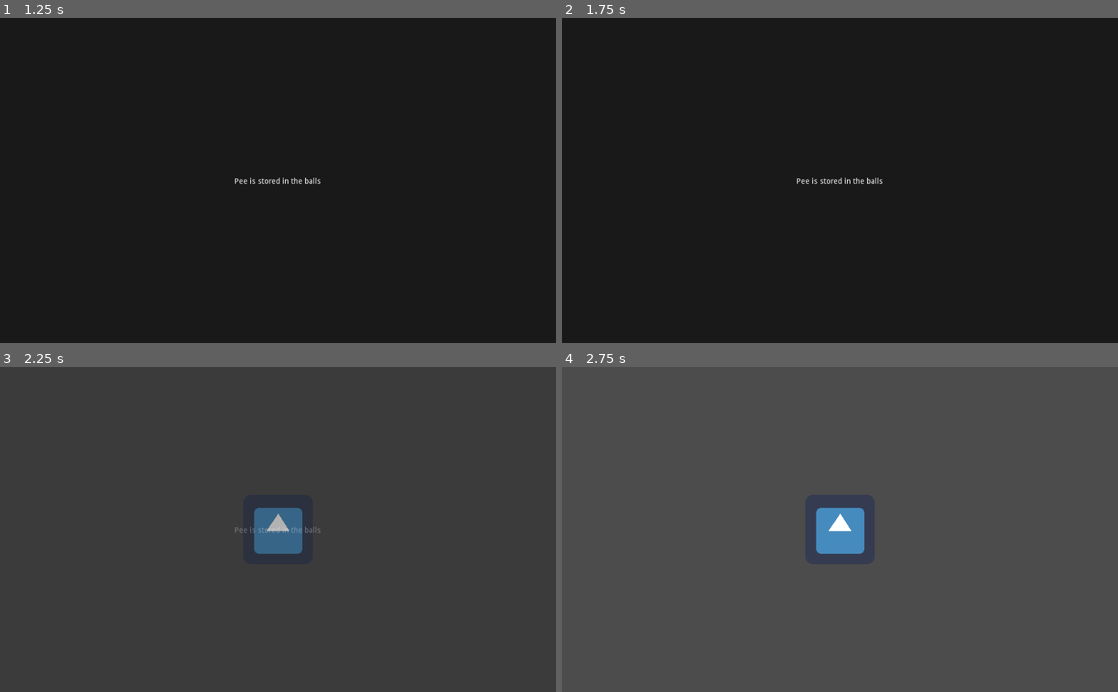
Above: before the commit, frames 1-4 (two rows, left to right).
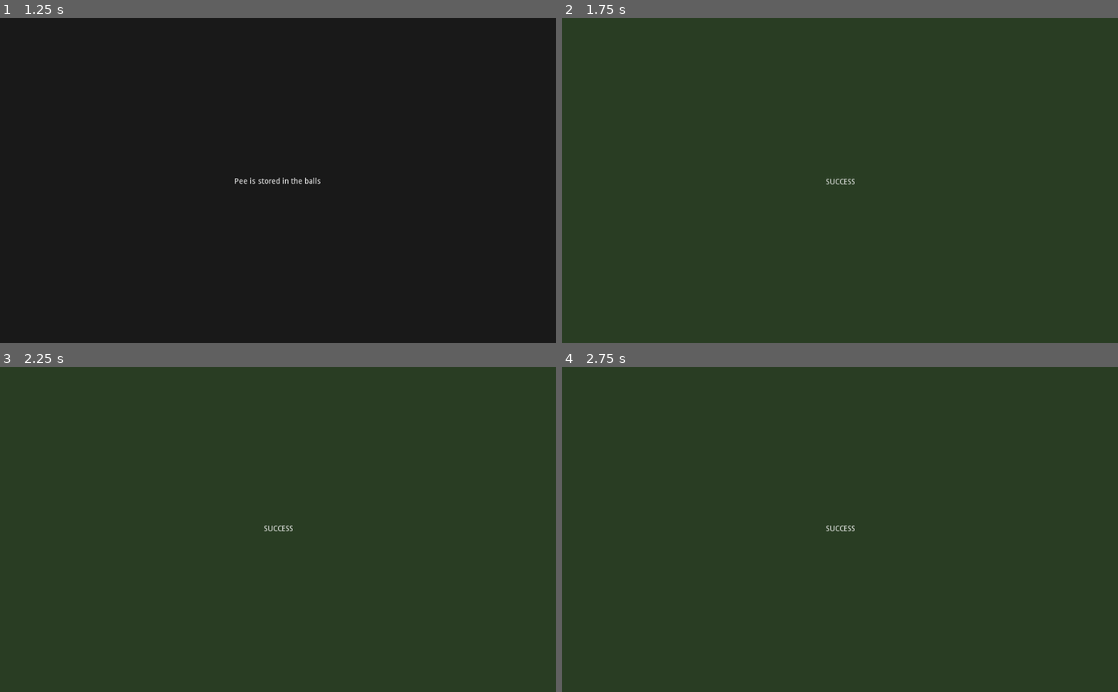
Above: after the commit, the same moments.

Repository: ericdsw/global_game_jam_2020
Game: Godot game, scene res://Game.tscn
Same seed, same stepped clock (60 frames per second), same inputs: the game is played once before the commit and once after it. The engine's default icon, where the game draws it, is replaced by a stand-in: a white triangle on a blue panel in a dark square.
Inputs:
- Up to frame 1 (1.25 s): click "Start Game" at 0.5 s
- Up to frame 2 (1.75 s): tap Enter (ui_accept) at 1.25, 1.35, 1.52 s
- Up to frame 3 (2.25 s): tap Enter (ui_accept) at 1.82, 2, 2.1 s
- Up to frame 4 (2.75 s): tap Enter (ui_accept) at 2.27, 2.57 s

Frame 1 is identical in both runs. In frame 2, 100% of the frame differs, in the area x 0-100%, y 0-100%; in frame 3, 2.7%; in frame 4, 100%.

Commit message:
Update minigame lifecycle management logic

Diff:
--- a/Screens/MiniGames/BaseMinigame.gd
+++ b/Screens/MiniGames/BaseMinigame.gd
@@ -1,16 +1,29 @@
 extends Node2D
 class_name BaseMinigame
 
+# How much time before the task auto fails
 export (float) var duration := 1.0
+
+# The instruction text to show in the transition overlay
 export (String) var instructions := ""
-
-onready var deadline_timer := get_node("DeadlineTimer") as Timer
 
 # Use this variable to decide any custom logic based on difficulty
 var _assigned_difficulty : int = 1
 
+# Lifetime management variables
+var _lifetime := 0.0
+var _is_active := false
+
 signal success(time_left)
 signal failure()
+
+# ================================ Lifecycle ================================ #
+
+func _process(delta: float) -> void:
+	if _is_active:
+		_lifetime -= delta
+		if _lifetime <= 0.0:
+			on_failure()
 
 # ================================= Public ================================== #
 
@@ -23,24 +36,24 @@
 func start(difficulty := 1) -> void:
 
 	_assigned_difficulty = difficulty
-
-	deadline_timer.wait_time = duration
-	deadline_timer.start()
+	_lifetime = duration
+	_is_active = true
 
 # Call this method when a minigame is completed successfully, will emit the
 # required signal and stop the deadline timer
 func on_success() -> void:
-	deadline_timer.stop()
-	emit_signal("success", deadline_timer.time_left)
+	_is_active = false
+	emit_signal("success", _lifetime)
 
 # Call this methid if the minigame's fail condition is met. Note that this method
 # will be automatically called when the deadline timer runs out, so subclasses
 # are not required to call it directly
 func on_failure() -> void:
-	deadline_timer.stop()
+	_is_active = false
 	emit_signal("failure")
 
 # ================================ Callbacks ================================ #
 
+# Connected via UI
 func _on_DeadlineTimer_timeout() -> void:
 	on_failure()
--- /dev/null
+++ b/Screens/MiniGames/RandomMinigame.gd
@@ -0,0 +1,5 @@
+extends BaseMinigame
+
+func _input(event: InputEvent) -> void:
+	if event.is_action("ui_accept") and event.is_pressed():
+		on_success()
--- a/Screens/MiniGames/RandomMinigame.tscn
+++ b/Screens/MiniGames/RandomMinigame.tscn
@@ -1,9 +1,11 @@
-[gd_scene load_steps=3 format=2]
+[gd_scene load_steps=4 format=2]
 
 [ext_resource path="res://Screens/MiniGames/BaseMinigame.tscn" type="PackedScene" id=1]
 [ext_resource path="res://icon.png" type="Texture" id=2]
+[ext_resource path="res://Screens/MiniGames/RandomMinigame.gd" type="Script" id=3]
 
 [node name="RandomMinigame" instance=ExtResource( 1 )]
+script = ExtResource( 3 )
 instructions = "Pee is stored in the balls"
 
 [node name="Sprite" type="Sprite" parent="." index="1"]
--- a/Screens/Overlays/BaseOverlay.gd
+++ b/Screens/Overlays/BaseOverlay.gd
@@ -2,7 +2,8 @@
 class_name BaseOverlay
 
 # Starting position. Since control nodes have their `rect_position` defined in the
-# top left corner, we need to offset them by half their size in order to center them
+# top left corner, we need to offset them by half their size in order to center them.
+# Note: changing the game's screen size will need an adjustment to this value
 const IN_POS := Vector2(-512.0, -300.0)
 
 # Possible movement types, which can be used to define enter and exit directions
@@ -16,8 +17,18 @@
 # Direction that the overlay will use to exit
 export (EnterTypes) var exit_type := EnterTypes.Left
 
+# These custom animations will overwrite the enter types if defined, but must be
+# first added to the AnimationPlayer
+export (String) var enter_animation := ""
+export (String) var exit_animation := ""
+
+# If true, this will overwrite the lifetime, and the overlay will be visible
+# Until manually hidden
+export (bool) var keep_alive := false
+
 onready var life_timer := get_node("LifeTimer") as Timer
 onready var tween := get_node("Tween")
+onready var enter_exit_anim_p := get_node("AnimationPlayer") as AnimationPlayer
 
 # Enter and exit directions. Note that an empty vector will apply no movement, and
 # only the alpha animation will play
@@ -30,21 +41,16 @@
 # ================================ Lifecycle ================================ #
 
 func _ready() -> void:
+	modulate.a = 0.0
+	_decide_direction()
+	_start_display_logic()
 
-	_decide_direction()
+# ================================= Public ================================== #
 
-	modulate.a = 0.0
-
-	# Move the overlay to the active position and fade in from transparent
-	tween.interpolate_property(
-		self, "rect_position", IN_POS + _direction * 1000.0, IN_POS, 0.4,
-		Tween.TRANS_SINE, Tween.EASE_IN_OUT
-	)
-	tween.interpolate_property(
-		self, "modulate:a", 0.0, 1.0, 0.4,
-		Tween.TRANS_LINEAR, Tween.EASE_IN_OUT
-	)
-	tween.start()
+# Call this method to manually hide the overlay
+func request_hide() -> void:
+	life_timer.stop()
+	_start_disappearing_logic()
 
 # ================================= Private ================================= #
 
@@ -68,22 +74,37 @@
 		EnterTypes.Right: _exit_direction = Vector2(1, 0)
 		_: _exit_direction = Vector2()
 
-# ================================ Callbacks ================================ #
+func _start_display_logic() -> void:
 
-# Connected via UI
-func _on_Tween_tween_all_completed() -> void:
-	# When alpha is maxed (1.0), the overlay just finished showing
-	if modulate.a == 1.0:
-		life_timer.start()
-		emit_signal("peaked")
-	# Otherwise, we can assume that the overlay just finished hiding
-	else:
-		emit_signal("finished")
-		queue_free()
+	# Try to play th enter animaton if defined
+	if enter_animation != "":
+		if enter_exit_anim_p.has_animation(enter_animation):
+			enter_exit_anim_p.play(enter_animation)
+			return
+		else:
+			print("Enter animation not found on the animation player, using tween fallback...")
 
-# Connected via UI
-func _on_LifeTimer_timeout() -> void:
-	# Move the overlay to the final position and fade to transparent
+	# Move the overlay to the active position and fade in from transparent
+	tween.interpolate_property(
+		self, "rect_position", IN_POS + _direction * 1000.0, IN_POS, 0.4,
+		Tween.TRANS_SINE, Tween.EASE_IN_OUT
+	)
+	tween.interpolate_property(
+		self, "modulate:a", 0.0, 1.0, 0.4,
+		Tween.TRANS_LINEAR, Tween.EASE_IN_OUT
+	)
+	tween.start()
+
+func _start_disappearing_logic() -> void:
+
+	# Try to play the exit animation if defined
+	if exit_animation != "":
+		if  enter_exit_anim_p.has_animation(exit_animation):
+			enter_exit_anim_p.play(exit_animation)
+			return
+		else:
+			print("Exit animation not found on the animation player, using tween fallback...")
+
 	tween.interpolate_property(
 		self, "rect_position", IN_POS, IN_POS + _exit_direction * 1000.0, 0.4,
 		Tween.TRANS_SINE, Tween.EASE_IN_OUT
@@ -93,3 +114,35 @@
 		Tween.TRANS_LINEAR, Tween.EASE_IN_OUT
 	)
 	tween.start()
+
+# Called when the overlay fully entered the screen
+func _fully_displayed() -> void:
+	if !keep_alive:
+		life_timer.start()
+	emit_signal("peaked")
+
+# Called when the overlay fully finishes hiding
+func _disappeared() -> void:
+	emit_signal("finished")
+	queue_free()
+
+# ================================ Callbacks ================================ #
+
+# Connected via UI
+func _on_Tween_tween_all_completed() -> void:
+	# When alpha is maxed (1.0), the overlay just finished showing
+	if modulate.a == 1.0:
+		_fully_displayed()
+	# Otherwise, we can assume that the overlay just finished hiding
+	else:
+		_disappeared()
+
+# Connected via UI
+func _on_LifeTimer_timeout() -> void:
+	_start_disappearing_logic()
+
+func _on_AnimationPlayer_animation_finished(anim_name: String) -> void:
+	if anim_name == enter_animation:
+		_fully_displayed()
+	elif anim_name == exit_animation:
+		_disappeared()
--- a/Screens/Overlays/BaseOverlay.tscn
+++ b/Screens/Overlays/BaseOverlay.tscn
@@ -9,6 +9,7 @@
 margin_top = -300.0
 margin_right = -512.0
 margin_bottom = -300.0
+rect_pivot_offset = Vector2( 512, 300 )
 script = ExtResource( 1 )
 __meta__ = {
 "_edit_use_anchors_": false
@@ -27,5 +28,8 @@
 [node name="LifeTimer" type="Timer" parent="."]
 
 [node name="Tween" type="Tween" parent="."]
+
+[node name="AnimationPlayer" type="AnimationPlayer" parent="."]
 [connection signal="timeout" from="LifeTimer" to="." method="_on_LifeTimer_timeout"]
 [connection signal="tween_all_completed" from="Tween" to="." method="_on_Tween_tween_all_completed"]
+[connection signal="animation_finished" from="AnimationPlayer" to="." method="_on_AnimationPlayer_animation_finished"]
--- a/Screens/Overlays/Finish/Failure.tscn
+++ b/Screens/Overlays/Finish/Failure.tscn
@@ -1,8 +1,38 @@
-[gd_scene load_steps=2 format=2]
+[gd_scene load_steps=3 format=2]
 
 [ext_resource path="res://Screens/Overlays/BaseOverlay.tscn" type="PackedScene" id=1]
 
+[sub_resource type="Animation" id=1]
+resource_name = "out_animation"
+length = 0.4
+tracks/0/type = "value"
+tracks/0/path = NodePath(".:rect_scale")
+tracks/0/interp = 1
+tracks/0/loop_wrap = true
+tracks/0/imported = false
+tracks/0/enabled = true
+tracks/0/keys = {
+"times": PoolRealArray( 0, 0.4 ),
+"transitions": PoolRealArray( 1, 1 ),
+"update": 0,
+"values": [ Vector2( 1, 1 ), Vector2( 1.5, 1.5 ) ]
+}
+tracks/1/type = "value"
+tracks/1/path = NodePath(".:modulate")
+tracks/1/interp = 1
+tracks/1/loop_wrap = true
+tracks/1/imported = false
+tracks/1/enabled = true
+tracks/1/keys = {
+"times": PoolRealArray( 0, 0.4 ),
+"transitions": PoolRealArray( 1, 1 ),
+"update": 0,
+"values": [ Color( 1, 1, 1, 1 ), Color( 1, 1, 1, 0 ) ]
+}
+
 [node name="Failure" instance=ExtResource( 1 )]
+enter_type = 1
+exit_animation = "out_animation"
 
 [node name="Background" parent="." index="0"]
 color = Color( 0.196078, 0.0470588, 0.0470588, 1 )
@@ -16,3 +46,6 @@
 __meta__ = {
 "_edit_use_anchors_": false
 }
+
+[node name="AnimationPlayer" parent="." index="4"]
+anims/out_animation = SubResource( 1 )
--- /dev/null
+++ b/Screens/Overlays/Finish/GameOverOverlay.tscn
@@ -0,0 +1,8 @@
+[gd_scene load_steps=2 format=2]
+
+[ext_resource path="res://Screens/Overlays/BaseOverlay.tscn" type="PackedScene" id=1]
+
+[node name="GameOverOverlay" instance=ExtResource( 1 )]
+
+[node name="Background" parent="." index="0"]
+color = Color( 0.239216, 0.227451, 0.54902, 1 )
--- a/Screens/Overlays/Finish/Success.tscn
+++ b/Screens/Overlays/Finish/Success.tscn
@@ -1,9 +1,38 @@
-[gd_scene load_steps=2 format=2]
+[gd_scene load_steps=3 format=2]
 
 [ext_resource path="res://Screens/Overlays/BaseOverlay.tscn" type="PackedScene" id=1]
 
+[sub_resource type="Animation" id=1]
+resource_name = "out_animation"
+length = 0.4
+tracks/0/type = "value"
+tracks/0/path = NodePath(".:modulate")
+tracks/0/interp = 1
+tracks/0/loop_wrap = true
+tracks/0/imported = false
+tracks/0/enabled = true
+tracks/0/keys = {
+"times": PoolRealArray( 0, 0.4 ),
+"transitions": PoolRealArray( 1, 1 ),
+"update": 0,
+"values": [ Color( 1, 1, 1, 1 ), Color( 1, 1, 1, 0 ) ]
+}
+tracks/1/type = "value"
+tracks/1/path = NodePath(".:rect_scale")
+tracks/1/interp = 1
+tracks/1/loop_wrap = true
+tracks/1/imported = false
+tracks/1/enabled = true
+tracks/1/keys = {
+"times": PoolRealArray( 0, 0.4 ),
+"transitions": PoolRealArray( 1, 1 ),
+"update": 0,
+"values": [ Vector2( 1, 1 ), Vector2( 1.5, 1.5 ) ]
+}
+
 [node name="Success" instance=ExtResource( 1 )]
 enter_type = 1
+exit_animation = "out_animation"
 
 [node name="Background" parent="." index="0"]
 color = Color( 0.164706, 0.243137, 0.141176, 1 )
@@ -17,3 +46,6 @@
 __meta__ = {
 "_edit_use_anchors_": false
 }
+
+[node name="AnimationPlayer" parent="." index="4"]
+anims/out_animation = SubResource( 1 )
